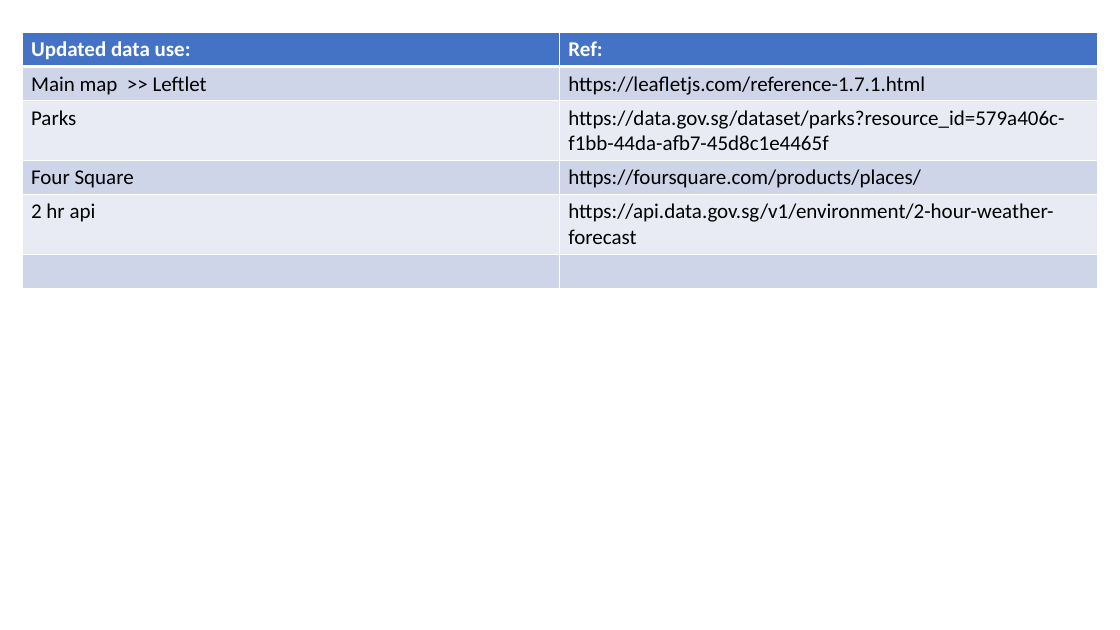
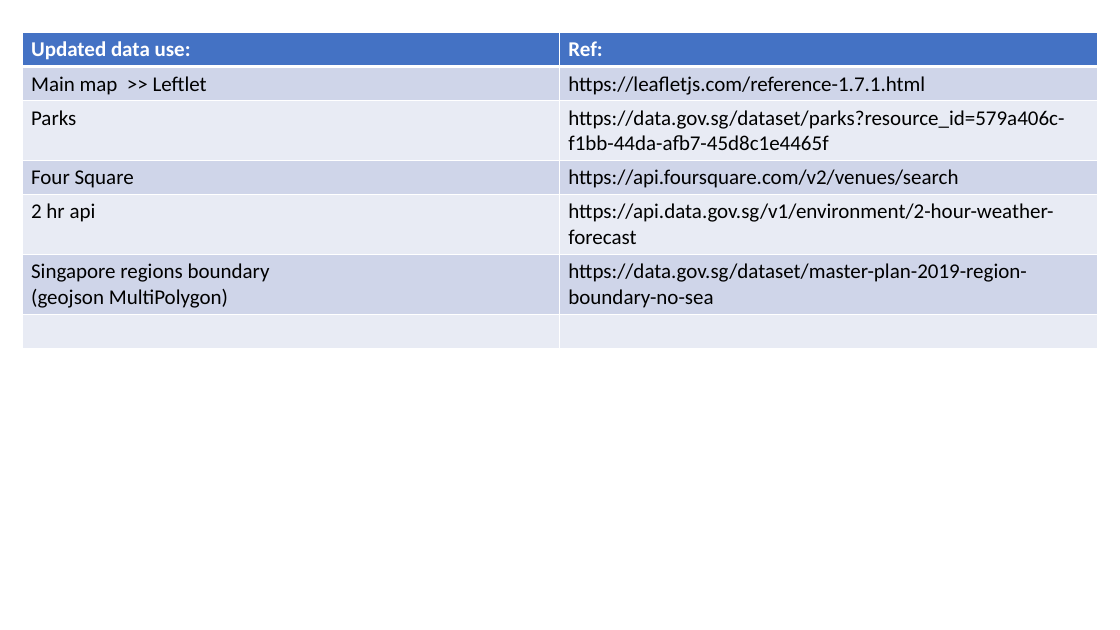
Before and after one commit to annette-p/pre-wedding-photoshoot-locations, a slide deck: slide 7 of wireframe.pptx. Drawn at 1120x630 pixels with LibreOffice and Linux fonts; fonts in the diff are those of the drawing. Boxes give left, top, right and bottom in pixels: in the first picture for what was removed or moved away, otherwise in the second. Text is boxed around its words. In the diff, an @@ line names an element or a change of style, - is before the commit and + after.

Commit message:
setup region on the map using geoJson multipolygon, add tooltips and styling

```diff
--- a/wireframe.pptx
+++ b/wireframe.pptx
@@ table at bbox=[23, 33, 1098, 345] @@
-row 4, column 2: https://foursquare.com/products/places/
+row 4, column 2: https://api.foursquare.com/v2/venues/search
+row 6: Singapore regions boundary / (geojson MultiPolygon) | https://data.gov.sg/dataset/master-plan-2019-region-boundary-no-sea
```
Also in this commit, not shown: 2 other slides changed, 7 other files.
